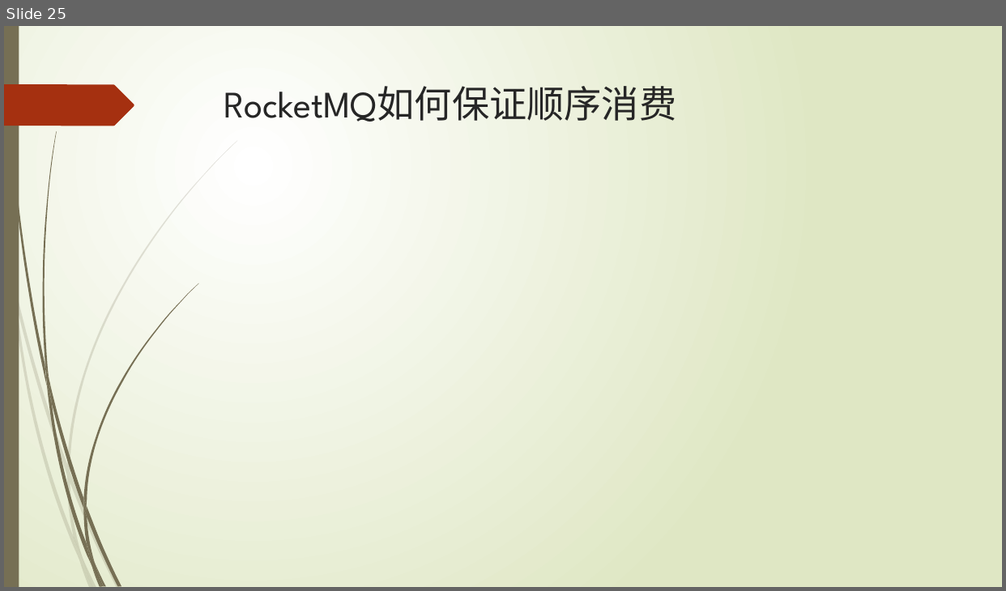
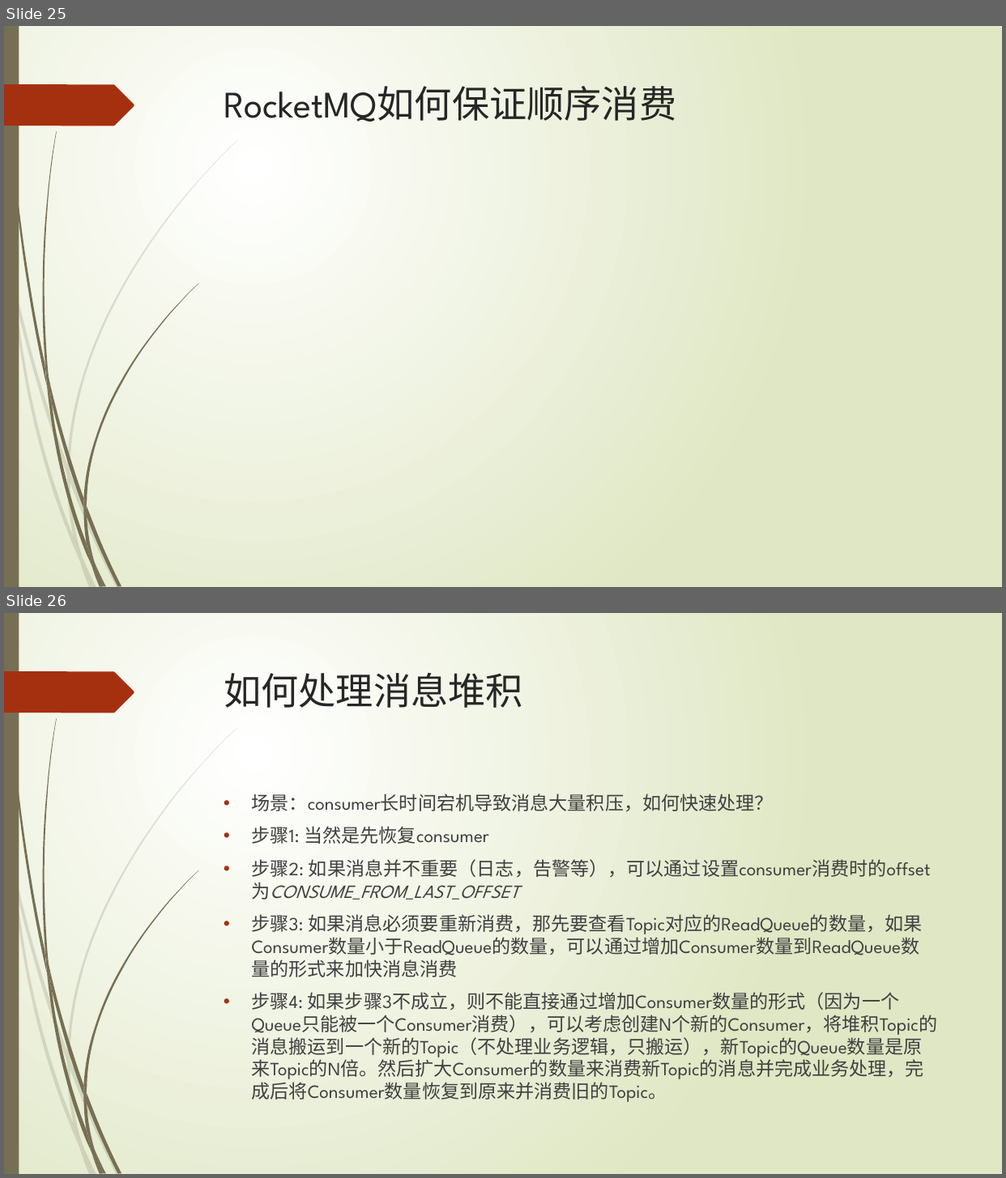
Before and after one commit to xljnc/rocketmqLearning, a slide deck: doc/RocketMQ简介.pptx. Shown one above the other, each under a label of ours: slide 25 before the commit, slides 25 and 26 after it. The pictures are 1006x591 and 1006x1178 pixels, drawn with LibreOffice and Linux fonts; fonts in the diff are those of the drawing. Boxes give left, top, right and bottom in pixels: in the first picture for what was removed or moved away, otherwise in the second. Text is boxed around its words. In the diff, an @@ line names an element or a change of style, - is before the commit and + after.

```diff
--- a/doc/RocketMQ简介.pptx
+++ b/doc/RocketMQ简介.pptx
@@ slide 26 added at bbox=[4, 613, 1002, 1174], background gradient #FFFFFF to #DFE8C4; not listed: 24 template elements that a slide beside it also shows @@
@@ title added at bbox=[224, 673, 523, 708], 36 pt, text #262626 @@
+如何处理消息堆积
@@ text added at bbox=[252, 794, 938, 1102], 18 pt, text #404040 @@
+• 场景：consumer长时间宕机导致消息大量积压，如何快速处理？
+• 步骤1: 当然是先恢复consumer
+• 步骤2: 如果消息并不重要（日志，告警等），可以通过设置consumer消费时的offset为CONSUME_FROM_LAST_OFFSET
+• 步骤3: 如果消息必须要重新消费，那先要查看Topic对应的ReadQueue的数量，如果Consumer数量小于ReadQueue的数量，可以通过增加Consumer数量到ReadQueue数量的形式来加快消息消费
+• 步骤4: 如果步骤3不成立，则不能直接通过增加Consumer数量的形式（因为一个Queue只能被一个Consumer消费），可以考虑创建N个新的Consumer，将堆积Topic的消息搬运到一个新的Topic（不处理业务逻辑，只搬运），新Topic的Queue数量是原来Topic的N倍。然后扩大Consumer的数量来消费新Topic的消息并完成业务处理，完成后将Consumer数量恢复到原来并消费旧的Topic。
```
Also in this commit, not shown: 1 slide removed.
